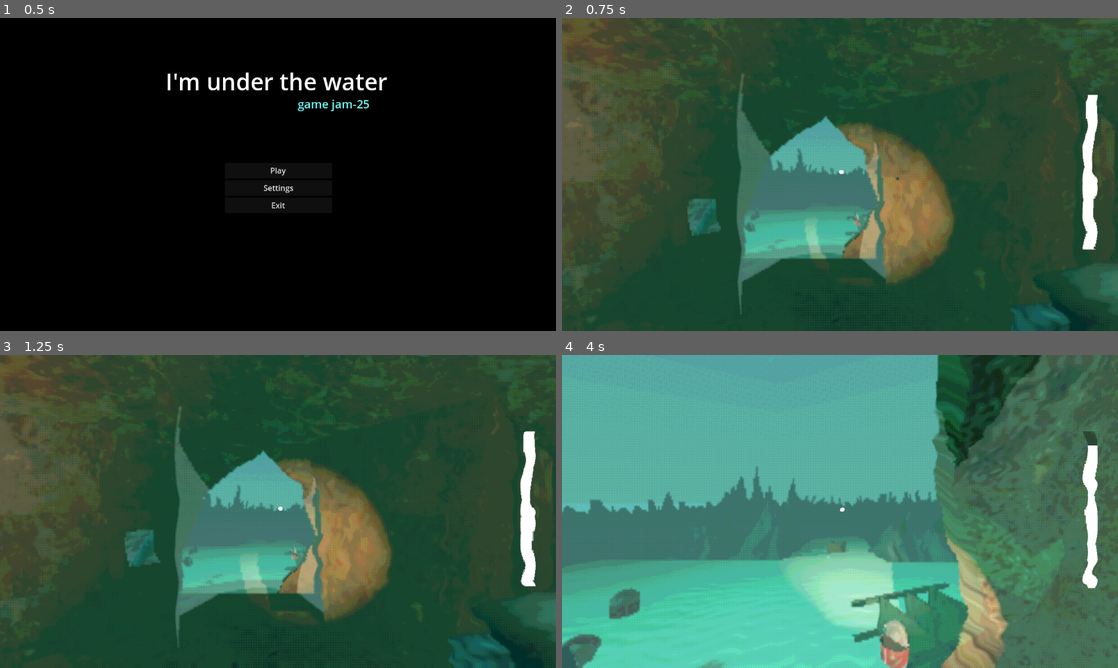
Above: before the commit, frames 1-4 (two rows, left to right).
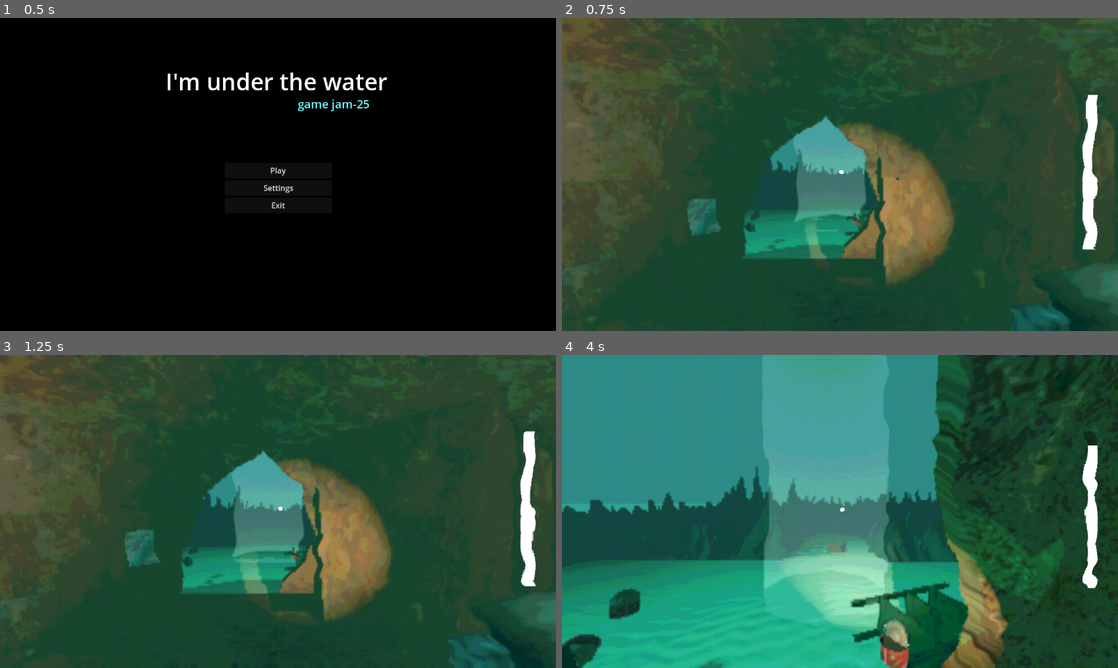
Above: after the commit, the same moments.

Repository: useronym/BubbleGameJam
Game: Godot game, scene res://scenes/mainMenu.tscn
The game is run twice, just before and just after one commit, with the same random seed, the same clock (stepped at 60 frames per second) and the same inputs.
Inputs (mouse positions are in pixels of both pictures, inside the frame that each line leads up to):
- Up to frame 1 (0.5 s): no input
- Up to frame 2 (0.75 s): click "Play" at 0.5 s
- Up to frame 3 (1.25 s): no input
- Up to frame 4 (4 s): tap Enter at 1.25 s; move the mouse to (867, 511) at 1.27 s; hold W (up) from 1.28 s (still down); tap E (interact) every 0.75 s from 1.35 to 3.6 s; move the mouse to (812, 511) at 2.02 s; move the mouse to (851, 505) at 2.77 s; move the mouse to (834, 517) at 3.52 s

Frame 1 is identical in both runs. In frame 2, 7.0% of the frame differs, in the area x 31-59%, y 18-94%; in frame 3, 7.0%; in frame 4, 78%, in the area x 0-100%, y 0-100%.

Commit message:
Add broken ending

Diff:
--- a/main.tscn
+++ b/main.tscn
@@ -98,6 +98,7 @@
 [node name="Node3D" type="Node3D" parent="SubViewport"]
 
 [node name="Player" parent="SubViewport/Node3D" instance=ExtResource("1_8teri")]
+unique_name_in_owner = true
 transform = Transform3D(1, 0, 0, 0, 1, 0, 0, 0, 1, 0.303343, 0.144432, 0.293305)
 
 [node name="WorldEnvironment" type="WorldEnvironment" parent="SubViewport/Node3D"]
@@ -251,6 +252,7 @@
 transform = Transform3D(1, 0, 0, 0, 1, 0, 0, 0, 1, -9.5328, 3.12548e-07, -50.5032)
 
 [node name="EndingArea" parent="." instance=ExtResource("28_o5clf")]
-transform = Transform3D(1, 0, 0, 0, 1, 0, 0, 0, 1, 0, 0, -2.47151)
+unique_name_in_owner = true
+transform = Transform3D(1, 0, 0, 0, 1, 0, 0, 0, 1, 0, 0, -5.79018)
 
 [connection signal="bubbles_breathed_in" from="BubbleManager" to="SubViewport/Node3D/Player" method="_on_bubble_manager_bubbles_breathed_in"]
--- a/scenes/ending/ending_area.gd
+++ b/scenes/ending/ending_area.gd
@@ -29,8 +29,6 @@
 
 func _on_ending_trigger_area_body_entered(body):
 	ending_started.emit()
-	$LiftToJesus/CollisionShape3D.disabled = false
-
 
 	is_ending_in_progress = true
 	pass # Replace with function body.
--- a/scenes/ending/ending_area.tscn
+++ b/scenes/ending/ending_area.tscn
@@ -6,6 +6,7 @@
 
 [sub_resource type="CylinderShape3D" id="CylinderShape3D_yf3f4"]
 height = 1.0
+radius = 0.1
 
 [sub_resource type="CylinderShape3D" id="CylinderShape3D_ijku3"]
 height = 0.5
@@ -28,7 +29,6 @@
 
 [node name="CollisionShape3D" type="CollisionShape3D" parent="LiftToJesus"]
 shape = SubResource("CylinderShape3D_ijku3")
-disabled = true
 
 [node name="TestSprite" type="Sprite3D" parent="LiftToJesus/CollisionShape3D"]
 transform = Transform3D(1, 0, 0, 0, 1, 0, 0, 0, 1, 0, 1.93818, 0)
--- a/scenes/player.gd
+++ b/scenes/player.gd
@@ -39,7 +39,7 @@
 
 func _ready():
 	$MeshInstance3D.hide()
-	#%EndingArea.ending_started.connect(_on_ending_started)
+	%EndingArea.ending_started.connect(_on_ending_started)
 
 	airDepletionTimer.start()
 	Input.mouse_mode = Input.MOUSE_MODE_CAPTURED
